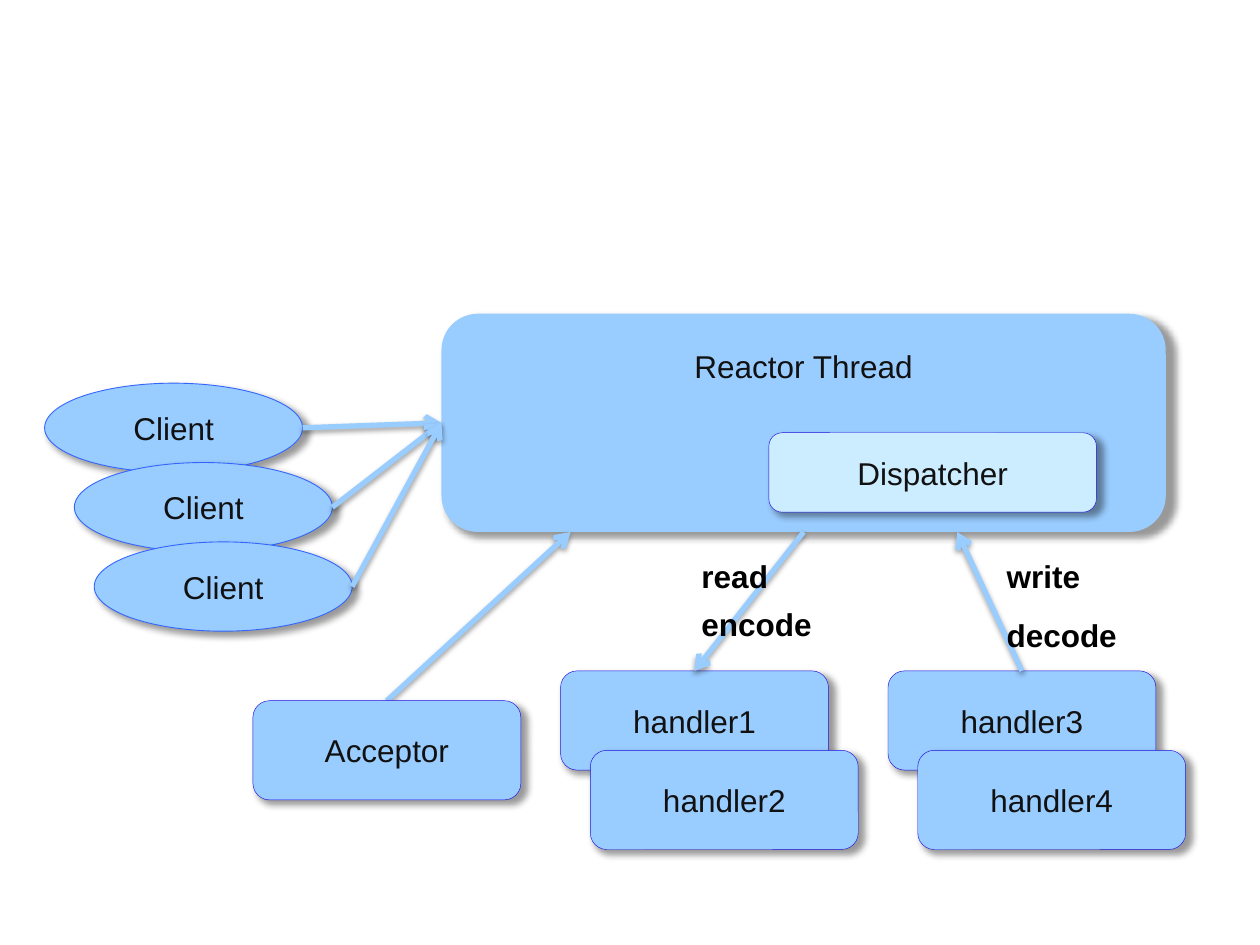
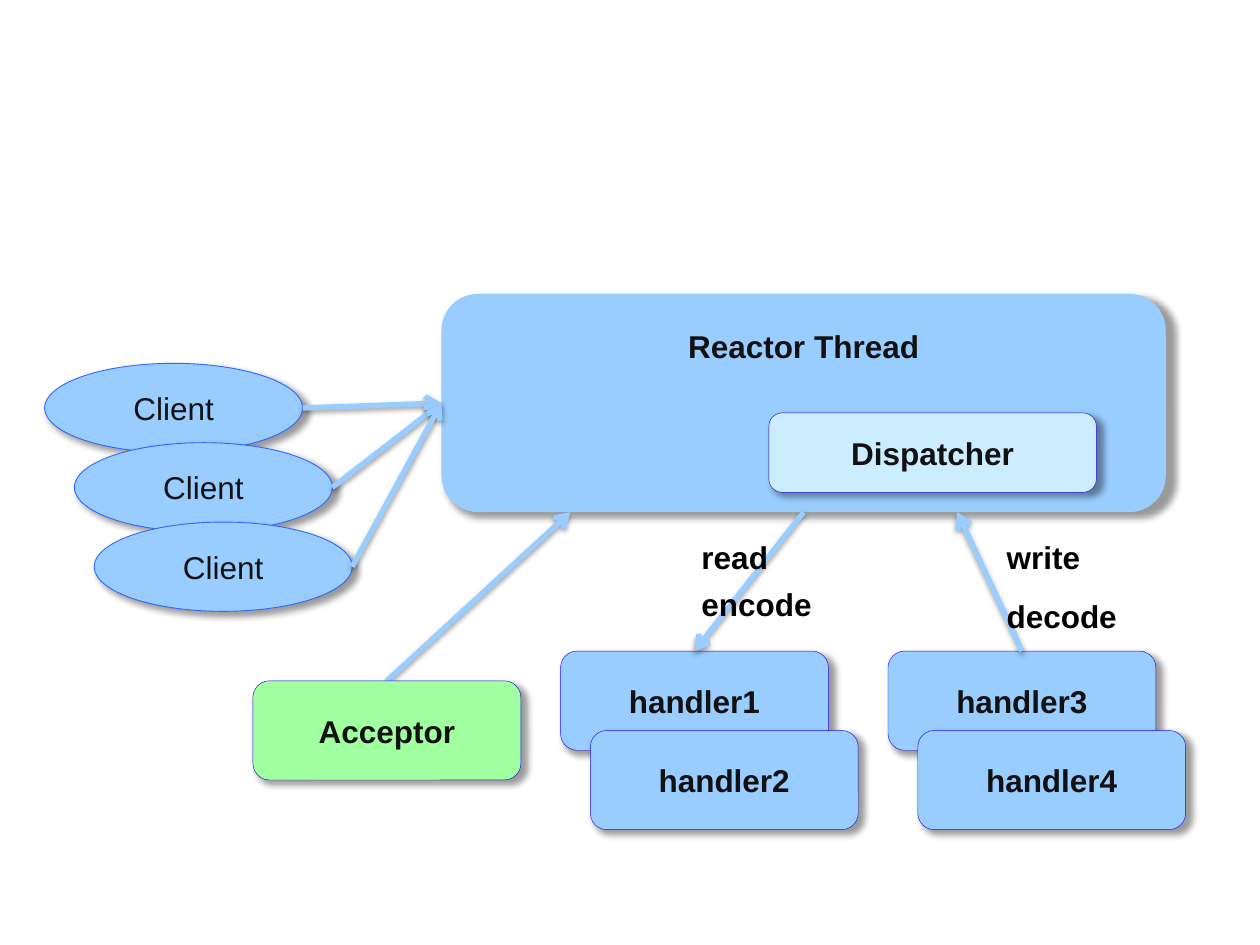
Before and after one commit to yilong7797/01-document, a slide deck: slide 17 of 05-netty/netty.pptx (slide 13 before the commit). Drawn at 1260x945 pixels with LibreOffice and Linux fonts; fonts in the diff are those of the drawing; background and template pictures are left out. Boxes give left, top, right and bottom in pixels: in the first picture for what was removed or moved away, otherwise in the second. Text is boxed around its words. In the diff, an @@ line names an element or a change of style, - is before the commit and + after.

```diff
--- a/05-netty/netty.pptx
+++ b/05-netty/netty.pptx
@@ bold on in 6 elements at (561,651,829,751), (888,651,1157,751), (591,731,859,830), (917,731,1186,830), (441,294,1166,512), (769,413,1096,493) @@
@@ 7 rounded rectangles, 6 arrows, 4 texts, 3 ellipses: place and size @@
-7 rounded rectangles, 6 arrows, 4 texts, 3 ellipses at (44,314,1186,849)
+7 rounded rectangles, 6 arrows, 4 texts, 3 ellipses at (44,294,1186,830)
@@ rounded rectangle "Acceptor" at (253,680,522,780): bold on; fill #99CCFF to #A0FF9F @@
```
Also in this commit, not shown: 14 other slides changed, 21 slides added, 18 slides removed, 1 other file.
